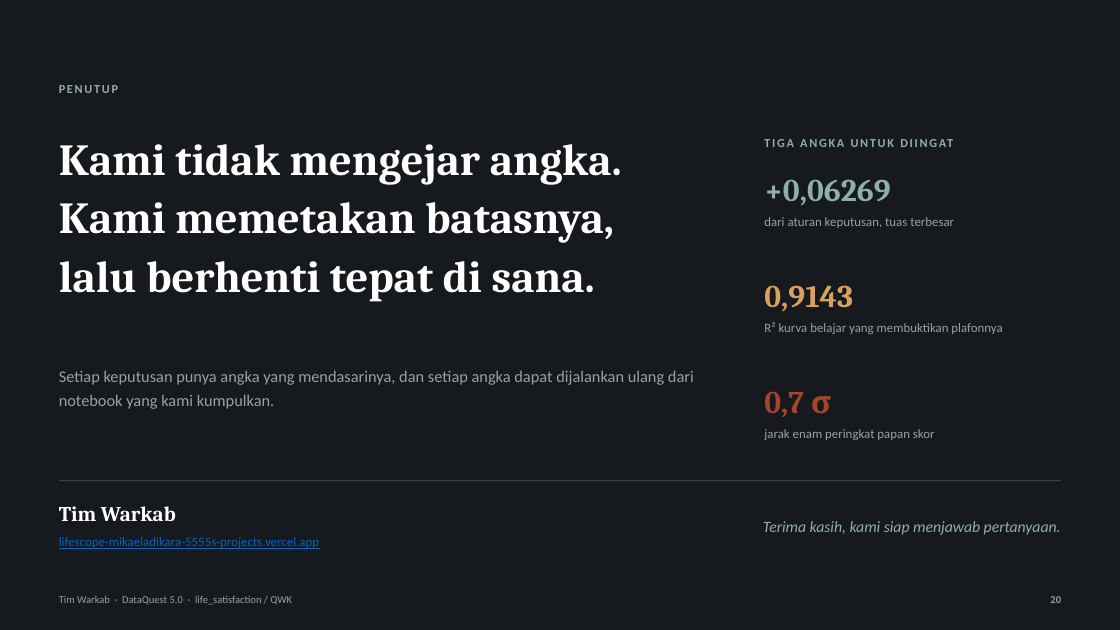
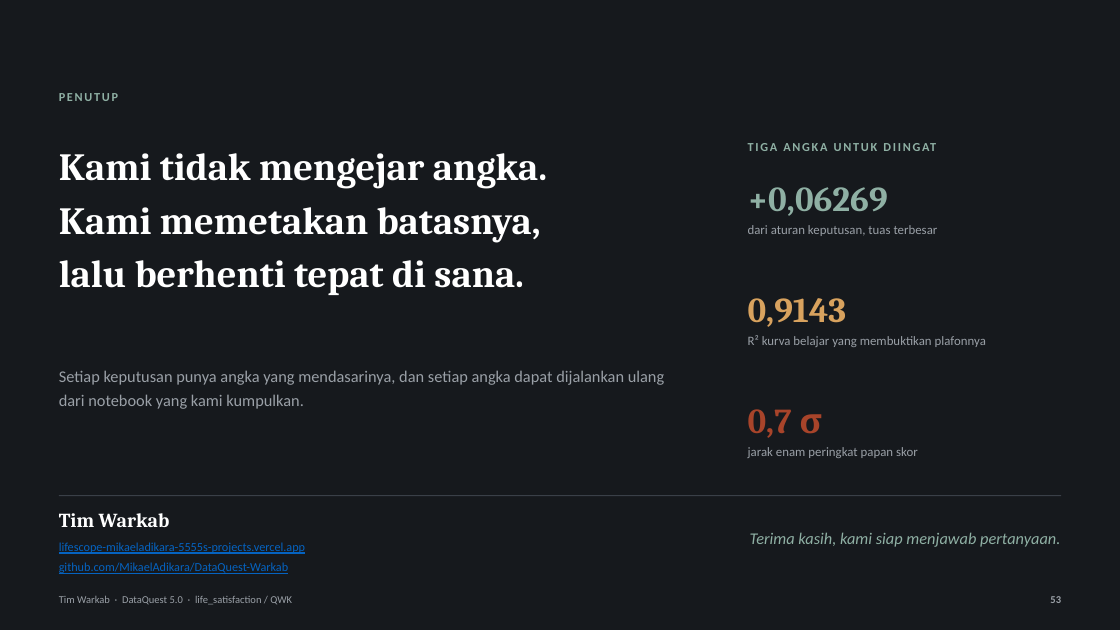
Before and after one commit to MikaelAdikara/DataQuest-Warkab, a slide deck: slide 53 of docs/Pitch_DataQuest5_Warkab.pptx (slide 20 before the commit). Drawn at 1120x630 pixels with LibreOffice and Linux fonts; fonts in the diff are those of the drawing. Boxes give left, top, right and bottom in pixels: in the first picture for what was removed or moved away, otherwise in the second. Text is boxed around its words. In the diff, an @@ line names an element or a change of style, - is before the commit and + after.

```diff
--- a/docs/Pitch_DataQuest5_Warkab.pptx
+++ b/docs/Pitch_DataQuest5_Warkab.pptx
@@ text "PENUTUP": place and size @@
-text "PENUTUP" at (59, 85, 118, 93)
+text "PENUTUP" at (59, 93, 118, 101)
@@ text "Kami tidak mengejar angka.": place and size @@
-text "Kami tidak mengejar angka." at (59, 144, 622, 302)
+text "Kami tidak mengejar angka." at (59, 153, 547, 295)
@@ text "Kami tidak mengejar angka." at (59, 153, 547, 295): size 38 to 33 pt; line spacing 50pt to 46pt @@
@@ text "TIGA ANGKA UNTUK DIINGAT" rewrapped from (765, 130, 1061, 155) to (748, 134, 1061, 160) @@
@@ text "+0,06269": place and size @@
-text "+0,06269" at (764, 179, 890, 205)
+text "+0,06269" at (748, 187, 888, 216)
@@ text "dari aturan keputusan, tuas terbesar": place and size @@
-text "dari aturan keputusan, tuas terbesar" at (764, 217, 954, 228)
+text "dari aturan keputusan, tuas terbesar" at (748, 225, 938, 236)
@@ text "0,9143": place and size @@
-text "0,9143" at (764, 285, 853, 311)
+text "0,9143" at (748, 298, 847, 327)
@@ text "R² kurva belajar yang membuktikan ...": place and size @@
-text "R² kurva belajar yang membuktikan ..." at (764, 322, 1002, 334)
+text "R² kurva belajar yang membuktikan ..." at (748, 335, 986, 347)
@@ text "Setiap keputusan punya angka yang ..." rewrapped from (59, 370, 694, 409) to (59, 370, 664, 409) @@
@@ size 27 to 30 pt; vertical alignment middle to bottom in 3 elements at (748, 187, 888, 216), (748, 298, 847, 327), (748, 409, 822, 438) @@
@@ text "0,7 σ": place and size @@
-text "0,7 σ" at (764, 391, 831, 417)
+text "0,7 σ" at (748, 409, 822, 438)
@@ line spacing 15pt to 13pt in 3 elements at (748, 225, 938, 236), (748, 335, 986, 347), (748, 447, 918, 458) @@
@@ text "jarak enam peringkat papan skor": place and size @@
-text "jarak enam peringkat papan skor" at (764, 429, 935, 440)
+text "jarak enam peringkat papan skor" at (748, 447, 918, 458)
@@ text "Tim Warkab" at (59, 513, 170, 527): size 18 to 17 pt @@
@@ line moved from (59, 481) - (1061, 481) to (59, 496) - (1061, 496) @@
@@ text "lifescope-mikaeladikara-5555s-projects.vercel.app" at (59, 542, 305, 554): size 11 to 10.5 pt @@
@@ text "Terima kasih, kami siap menjawab ...": place and size @@
-text "Terima kasih, kami siap menjawab ..." at (763, 521, 1061, 535)
+text "Terima kasih, kami siap menjawab ..." at (750, 532, 1060, 547)
@@ text "Terima kasih, kami siap menjawab ..." at (750, 532, 1060, 547): size 13.5 to 14 pt @@
@@ text added at (59, 562, 288, 574), 10.5 pt, text #0563C1, underline @@
+github.com/MikaelAdikara/DataQuest-Warkab
@@ text at (1050, 596, 1061, 603): text changed @@
-20
+53
```
Also in this commit, not shown: 10 other slides changed, 43 slides added, 7 slides removed, 1 other file.
